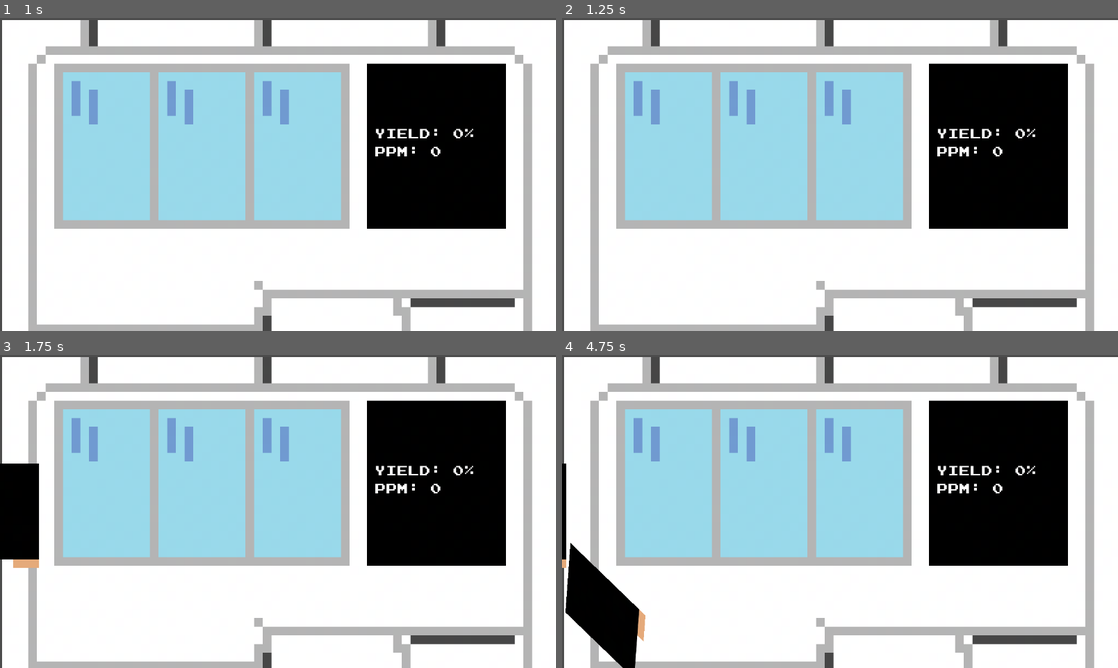
Above: before the commit, frames 1-4 (two rows, left to right).
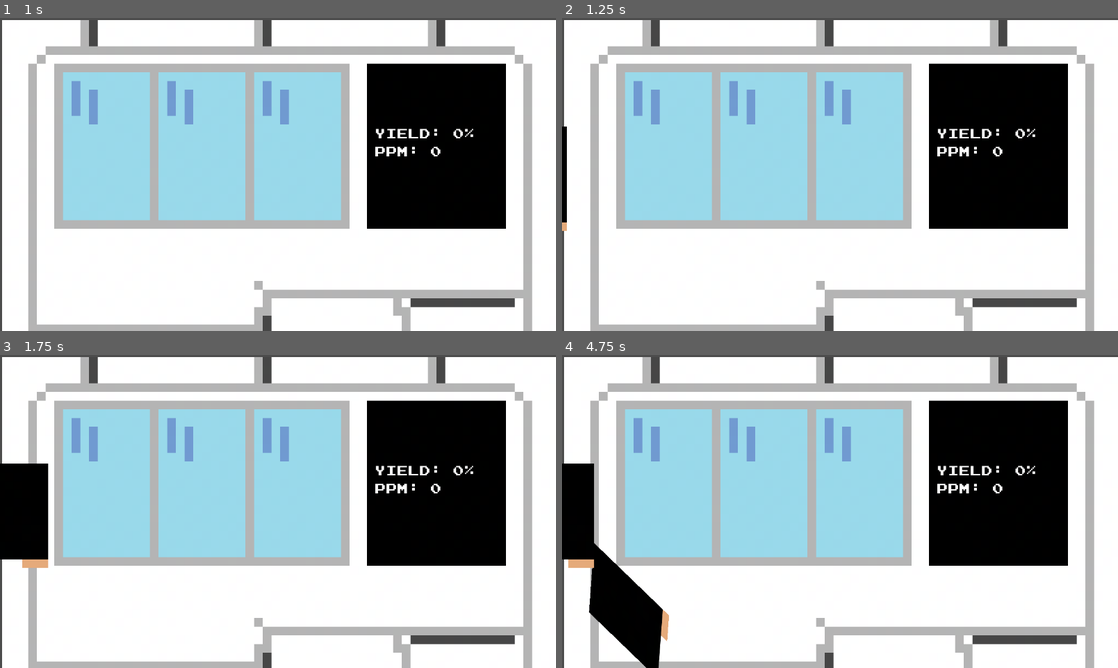
Above: after the commit, the same moments.

Repository: pancake-ninja-game/pancake-ninja
Game: Godot game, scene res://scenes/main.tscn
Same seed, same stepped clock (60 frames per second), same inputs: the game is played once before the commit and once after it.
Inputs (mouse positions are in pixels of both pictures, inside the frame that each line leads up to):
- Up to frame 1 (1 s): tap Enter at 0.5 s; move the mouse to (400, 158) at 0.52 s; click (400, 158) at 0.67 s
- Up to frame 2 (1.25 s): no input
- Up to frame 3 (1.75 s): tap Space at 1.25 s; move the mouse to (166, 527) at 1.27 s; click (166, 527) at 1.42 s
- Up to frame 4 (4.75 s): move the mouse to (589, 511) at 2.02 s; click (589, 511) at 2.17 s; move the mouse to (578, 511) at 2.77 s; click (578, 511) at 2.92 s; move the mouse to (567, 511) at 3.52 s; click (567, 511) at 3.67 s; move the mouse to (673, 464) at 4.27 s; click (673, 464) at 4.42 s

Frame 1 is identical in both runs. In frame 2, 0.3% of the frame differs, in the area x 0-1%, y 34-68%; in frame 3, 0.6%; in frame 4, 4.6%, in the area x 0-20%, y 34-100%.

Commit message:
Remove sheet spacing in pancake

Diff:
--- a/scenes/sheet.tscn
+++ b/scenes/sheet.tscn
@@ -13,5 +13,5 @@
 texture = ExtResource("2_kbd84")
 
 [node name="CollisionShape2D" type="CollisionShape2D" parent="."]
-position = Vector2(-1, -10)
+position = Vector2(-35, -10)
 shape = SubResource("RectangleShape2D_81t3h")
--- a/scripts/main.gd
+++ b/scripts/main.gd
@@ -22,7 +22,7 @@
 	# Dynamically calculate sheet spacing
 	var tmp_sheet = sheet_scene.instantiate()
 	add_child(tmp_sheet)
-	sheet_spacing = tmp_sheet.sheet_width + 10
+	sheet_spacing = tmp_sheet.sheet_width - 1
 	sheet_speed = tmp_sheet.move_speed
 	tmp_sheet.queue_free()
 
